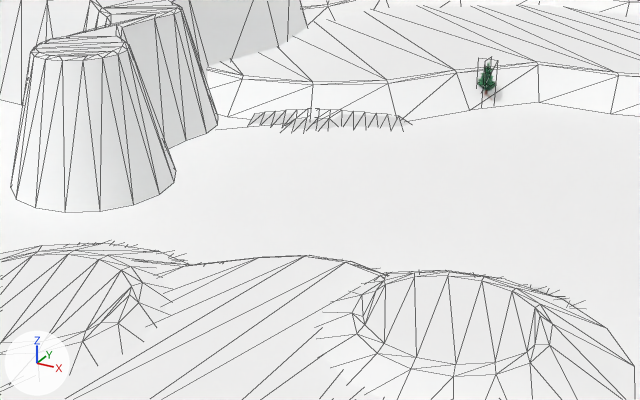
Two versions of the glTF model Mods/G_TTSAssets/Models/Hexstaria/Hexstaria_Map.gltf, one commit apart.
The view is the same before and after, from a camera (50 mm lens) standing at (249.0, -774.0, 253.0) and looking at (-34.0, -258.0, -5.0). The axes (+X, +Y, +Z) are drawn at lower left. The lights are the same throughout. Mesh edges are drawn as thin lines. Where no turn or scale is listed for an object, it has been applied to the vertices. Vertices at the same position are counted once.

Before the edit, the objects in view are built like this:
```python
me_circle_001 = bpy.data.meshes.new('Circle.001')
me_circle_001.from_pydata(...)  # 1256 vertices, 2061 faces; spans x -1800.0..1800.0, y -1800.0..1800.0, z 0.0..130.0
me_circle_001.materials.append(mat_material_002)  # white #ffffff
me_plane_041 = bpy.data.meshes.new('Plane.041')
me_plane_041.from_pydata(...)  # 408 vertices, 674 faces; spans x -172.0..184.0, y -115.0..250.0, z -26.0..-3.0
ob_hexstaria_map_mesh = bpy.data.objects.new('Hexstaria_Map_Mesh', me_circle_001)
ob_hexstaria_map_mesh.location = (0.0, 0.0, 0.0)
ob_mangrove_multimesharea = bpy.data.objects.new('Mangrove_MultimeshArea', me_plane_041)
ob_mangrove_multimesharea.location = (2.8, -330.3, 23.7)
```
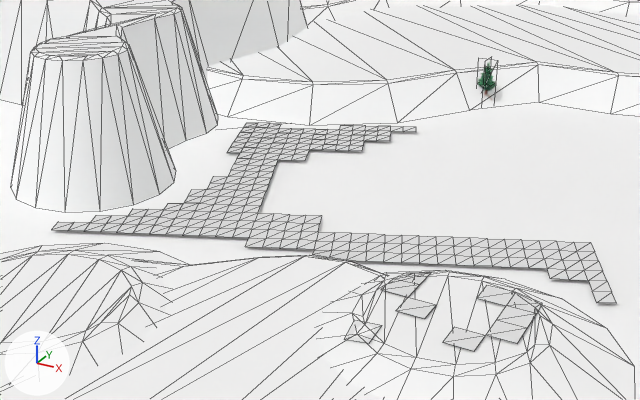
Pixel boxes (x1, y1, x2, y2) of what changed, in the pictures (640 x 400 px):
'Mangrove_MultimeshArea', reshaped, moved: before (162, 113, 576, 308); after (52, 123, 616, 303)
'Grass_Hill_1_MultimeshArea', added: after (345, 273, 542, 351)
part 1 of me_plane_041, deleted: before (249, 113, 410, 129)
part 2 of me_plane_041, deleted: before (162, 252, 576, 308)

The change, as a diff of the scene's bpy script:
```diff
--- a/Mods/G_TTSAssets/Models/Hexstaria/Hexstaria_Map.gltf.py
+++ b/Mods/G_TTSAssets/Models/Hexstaria/Hexstaria_Map.gltf.py
@@ me_plane_041 @@
 # used by ob_mangrove_multimesharea; location = (2.8, -330.3, 23.7)
-me_plane_041.from_pydata(...)  # 408 vertices, 674 faces; spans x -172.0..184.0, y -115.0..250.0, z -26.0..-3.0
+me_plane_041.from_pydata(...)  # 264 vertices, 392 faces; spans x -166.0..184.0, y -70.0..234.0, z -26.0..-22.0
+# me_plane_041 part 1
+# 19 vertices are removed from x -172.0..-36.0, y 195.0..250.0, z -26.0..-13.0
+# 38 faces are deleted
+# me_plane_041 part 2
+# 125 vertices are removed from x -153.0..171.0, y -115.0..92.0, z -26.0..-3.0
+# 244 faces are deleted
@@ me_plane_043 @@
+me_plane_043.from_pydata(...)  # 26 vertices, 18 faces; spans x -38.9..38.9, y -38.5..38.9, z -4.2..0.6
@@ ob_mangrove_multimesharea @@
 ob_mangrove_multimesharea = bpy.data.objects.new('Mangrove_MultimeshArea', me_plane_041)
-ob_mangrove_multimesharea.location = (2.8, -330.3, 23.7)
+ob_mangrove_multimesharea.location = (2.8, -330.3, 28.0)
@@ ob_grass_hill_1_multimesharea @@
+ob_grass_hill_1_multimesharea = bpy.data.objects.new('Grass_Hill_1_MultimeshArea', me_plane_043)
+ob_grass_hill_1_multimesharea.location = (120.9, -411.7, 23.6)
```
